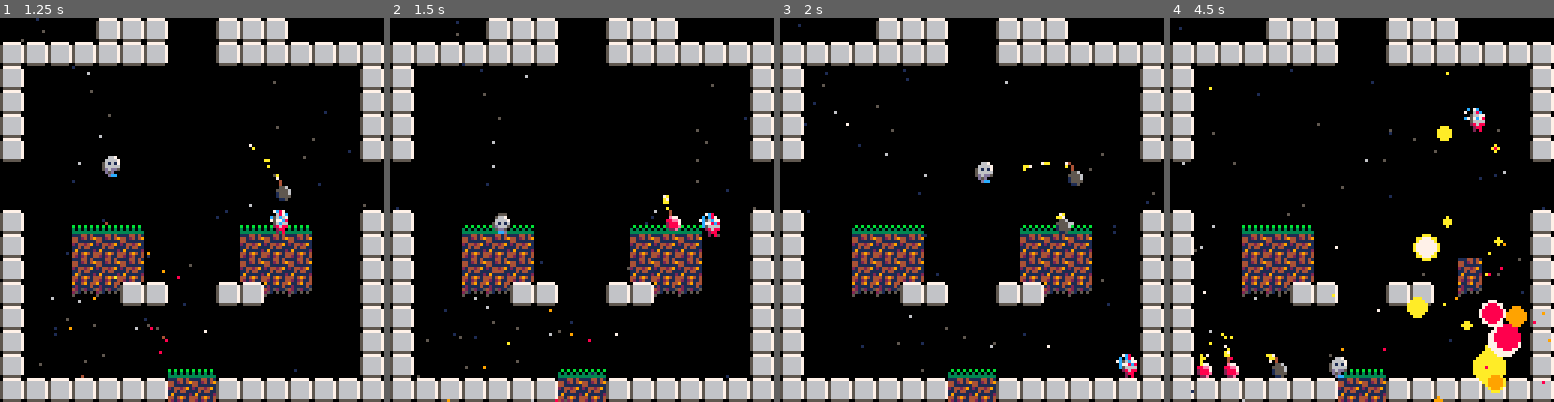
Above: before the commit, frames 1-4 (left to right).
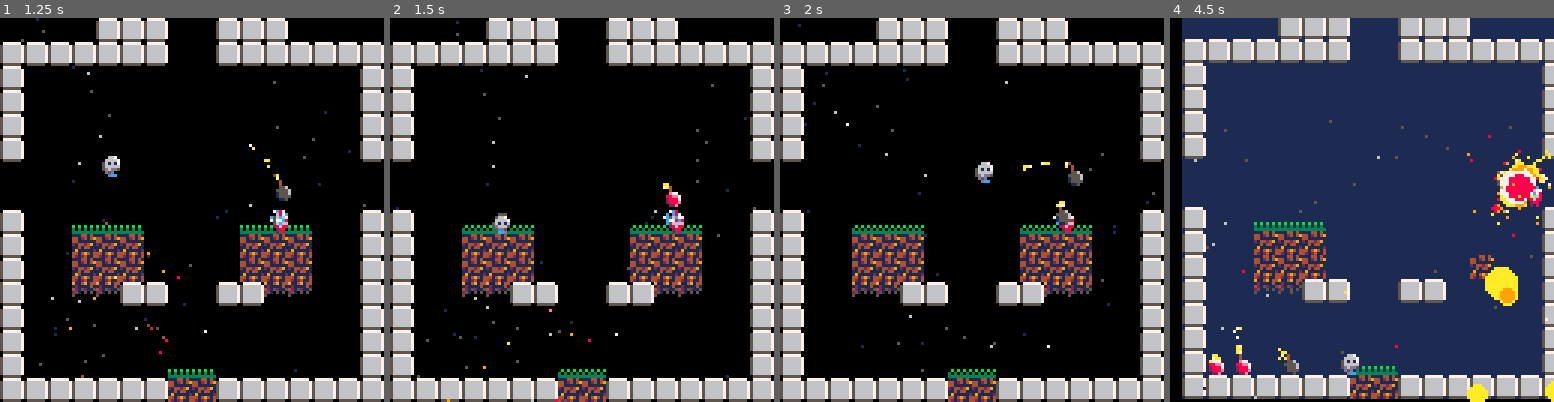
Above: after the commit, the same moments.

Repository: lkingsford/pico8-projects
Game: PICO-8 cartridge plat1.p8
Two runs of this game, one before a commit and one after it. Both use one fixed random seed, a clock stepped at 60 frames per second and the inputs below.
Inputs:
- Up to frame 1 (1.25 s): tap X (X key) at 0.33, 1.07 s; tap O (Z key) at 0.7 s
- Up to frame 2 (1.5 s): no input
- Up to frame 3 (2 s): hold Right from 1.6 s (still down); tap O (Z key) at 1.7 s; tap X (X key) at 1.85 s
- Up to frame 4 (4.5 s): release Right at 2.1 s; tap O (Z key) every 0.4 s from 2.1 to 4.1 s; hold Up 2.15-2.42 s; hold Right 2.47-3.03 s; tap X (X key) at 2.97, 4.08 s; hold Left 3.08-3.58 s; hold Down 3.63-3.97 s; hold Right from 4.02 s (still down)

Frame 1 is identical in both runs. In frame 2, 0.6% of the frame differs, in the area x 71-86%, y 42-58%; in frame 3, 0.5%; in frame 4, 92%, in the area x 0-100%, y 0-100%.

Commit message:
Change hit by physics

Diff:
--- a/plat1.p8
+++ b/plat1.p8
@@ -198,17 +198,15 @@
 				if a.throw_time == 0 then a.recent_thrower = nil end
 			end
 			-- Check if hit another actor that can be knocked out
-			if a.knocked < 0 then
-				for i in all(actors) do
-					if i != a and i.knocked >= 0 then
-						local speed = distance(a.dx, a.dy)
-						if distance(i.x, i.y, a.x, a.y) < 12 and speed > 0 and a.recent_thrower != i then
-							i.dx += a.dx
-							i.dy += a.dy
-							i.knocked += 15
-							a.dx = 0
-							a.dy = 0
-						end
+			for i in all(actors) do
+				if i != a and i.knocked >= 0 and a.knocked < 0 then
+					local speed = distance(a.dx, a.dy)
+					if distance(i.x, i.y, a.x, a.y) < 12 and speed > 0 and a.recent_thrower != i then
+						i.dx = (a.dx * a.weight + i.dx * i.weight) / 2
+						i.dy = (a.dy * a.weight + i.dy * i.weight) / 2
+						i.knocked += 15
+						a.dx = 0
+						a.dy = 0
 					end
 				end
 			end
@@ -348,6 +346,7 @@
 	b.t_next_wick = b.t_per_wick
 	b.r = 2.5
 	b.exploded = exploded
+	b.weight=.75
 	add(actors, b)
 	sfx(2)
 end
@@ -564,6 +563,7 @@
 	a.dx = 0
 	a.dy = 0
 	a.knocked = -1 -- -1 means never knocked out
+	a.weight = 1
 	return a
 end
 
